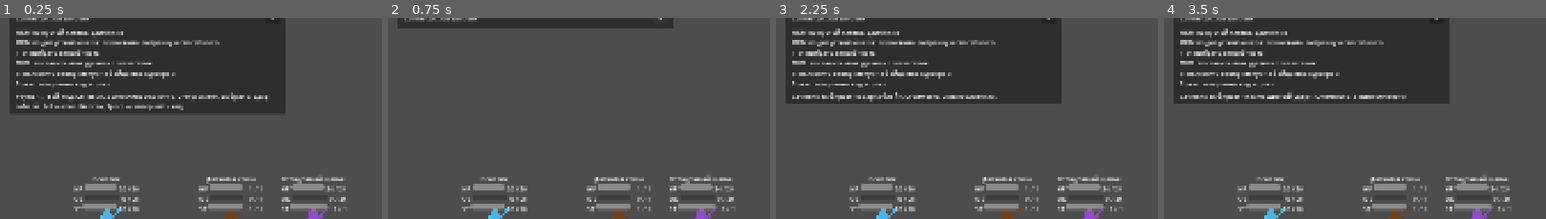
Above: before the commit, frames 1-4 (left to right).
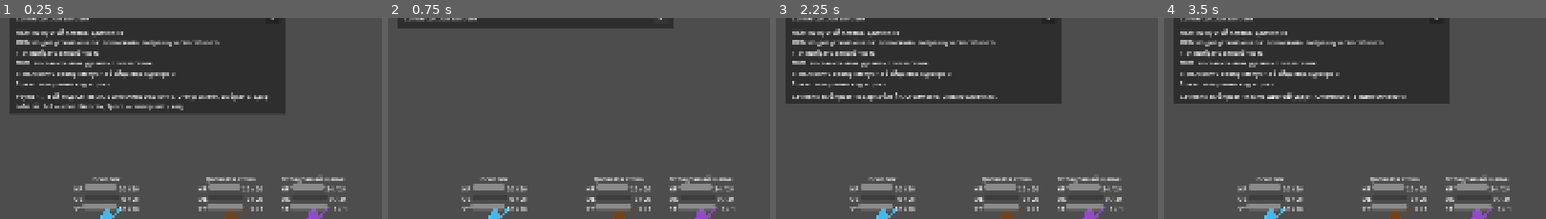
Above: after the commit, the same moments.

Repository: DanilNikolin/kleynod-steppe-frontier
Game: Godot game, scene res://scenes/debug/battle_grid_sandbox.tscn
Two runs of this game, one before a commit and one after it. Both use one fixed random seed, a clock stepped at 60 frames per second and the inputs below. The project has no main scene, so this scene is started directly.
Inputs:
- Up to frame 1 (0.25 s): no input
- Up to frame 2 (0.75 s): click "−" at 0.5 s
- Up to frame 3 (2.25 s): click "+" at 1.25 s; click "1. Удар саблей 3 выносливости" at 2 s
- Up to frame 4 (3.5 s): click "2. Размашистый удар 5 выносли…" at 2.75 s
The pictures show only the part of the screen within x 0-50%, y 4-54%; the shares and areas given below are measured in that part.

The runs differ from the first frame. In frame 1, 0.4% of the frame differs, in the area x 52-69%, y 79-97%; in frame 2, 0.4%; in frame 3, 0.4%; in frame 4, 0.4%.

Commit message:
feat(battle-statuses): add status classification and immunities
- classify statuses as beneficial, harmful, or neutral

- add data-driven status tags

- support permanent immunity by status id or tag

- prevent immune statuses from being applied

- preserve successful ability resolution when immunity blocks a status

- expose immunity outcomes in effect results

- display immunity in action previews and battle logs

- show permanent immunities in combatant hover details

- add debug immunity configurations for shaman and wall

Diff:
--- a/content/combatants/debug/debug_protected_shaman.tres
+++ b/content/combatants/debug/debug_protected_shaman.tres
@@ -11,6 +11,7 @@
 description = "Неподвижная цель для проверки защиты за стеной. Не является утверждённым архетипом врага."
 default_loadout = ExtResource("3_loadout")
 participates_in_turn_order = false
+status_immunity_ids = Array[StringName]([&"debug_stunned"])
 base_strength = 0
 base_agility = 0
 base_spirit = 3
--- a/content/combatants/debug/debug_wooden_wall.tres
+++ b/content/combatants/debug/debug_wooden_wall.tres
@@ -12,10 +12,11 @@
 default_loadout = ExtResource("3_loadout")
 participates_in_turn_order = false
 blocks_hostile_targeting_behind = true
+status_immunity_tags = Array[StringName]([&"bleeding", &"control"])
 base_strength = 0
 base_agility = 0
 base_spirit = 0
-max_health = 1
+max_health = 20
 max_stamina = 1
 stamina_regeneration = 0
 base_morale = 0
--- a/content/statuses/debug/debug_battle_focus.tres
+++ b/content/statuses/debug/debug_battle_focus.tres
@@ -24,5 +24,7 @@
 status_id = &"status_debug_battle_focus"
 display_name = "Боевой настрой"
 description = "Повышает силу на 3, ловкость на 2 и дух на 4."
+polarity = 1
+tags = Array[StringName]([&"buff", &"attribute_buff"])
 duration_turns = 2
 stat_modifiers = Array[ExtResource("2_modifier")]([SubResource("Resource_strength_modifier"), SubResource("Resource_agility_modifier"), SubResource("Resource_spirit_modifier")])
--- a/content/statuses/debug/debug_bleeding.tres
+++ b/content/statuses/debug/debug_bleeding.tres
@@ -23,5 +23,7 @@
 status_id = &"debug_bleeding"
 display_name = "Кровотечение"
 description = "Наносит 2 единицы урона в конце хода носителя."
+polarity = 2
+tags = Array[StringName]([&"debuff", &"damage_over_time", &"bleeding"])
 duration_turns = 2
 periodic_triggers = Array[ExtResource("2_trigger")]([SubResource("Resource_end_trigger")])
--- a/content/statuses/debug/debug_cracked_defense.tres
+++ b/content/statuses/debug/debug_cracked_defense.tres
@@ -13,5 +13,7 @@
 status_id = &"status_debug_cracked_defense"
 display_name = "Расколотая защита"
 description = "Броня снижена на 2. Повторное применение обновляет длительность."
+polarity = 2
+tags = Array[StringName]([&"debuff", &"armor_debuff"])
 duration_turns = 2
 stat_modifiers = Array[ExtResource("2_modifier")]([SubResource("Resource_armor_modifier")])
--- a/content/statuses/debug/debug_immobilized.tres
+++ b/content/statuses/debug/debug_immobilized.tres
@@ -14,5 +14,7 @@
 status_id = &"debug_immobilized"
 display_name = "Обездвиживание"
 description = "Боец не может двигаться, но сохраняет возможность атаковать."
+polarity = 2
+tags = Array[StringName]([&"debuff", &"control", &"movement_control", &"immobilized"])
 duration_turns = 2
 action_restriction = SubResource("Resource_immobilized_restriction")
--- a/content/statuses/debug/debug_regeneration.tres
+++ b/content/statuses/debug/debug_regeneration.tres
@@ -21,5 +21,7 @@
 status_id = &"debug_regeneration"
 display_name = "Регенерация"
 description = "Восстанавливает 3 HP в начале хода носителя."
+polarity = 1
+tags = Array[StringName]([&"buff", &"healing_over_time", &"regeneration"])
 duration_turns = 2
 periodic_triggers = Array[ExtResource("2_trigger")]([SubResource("Resource_start_trigger")])
--- a/content/statuses/debug/debug_stunned.tres
+++ b/content/statuses/debug/debug_stunned.tres
@@ -14,4 +14,6 @@
 status_id = &"debug_stunned"
 display_name = "Оглушение"
 description = "Боец полностью пропускает следующий ход."
+polarity = 2
+tags = Array[StringName]([&"debuff", &"control", &"hard_control", &"stun"])
 action_restriction = SubResource("Resource_stun_restriction")
--- a/core/battle/actions/battle_effect_result.gd
+++ b/core/battle/actions/battle_effect_result.gd
@@ -83,6 +83,16 @@
 var status_id: StringName = &""
 var status_display_name: String = ""
 
+## Статус не был наложен из-за постоянного иммунитета цели.
+## Сам эффект считается успешно обработанным.
+var status_application_blocked_by_immunity: bool = false
+
+## status_id или tag.
+var status_immunity_kind: StringName = &""
+
+## Конкретный status_id либо совпавший тег.
+var status_immunity_value: StringName = &""
+
 var status_was_added: bool = false
 
 var previous_status_stack_count: int = 0
--- a/core/battle/combatants/combatant_definition.gd
+++ b/core/battle/combatants/combatant_definition.gd
@@ -33,6 +33,16 @@
 @export
 var blocks_hostile_targeting_behind: bool = false
 
+@export_group("Status Immunities")
+
+## Полный иммунитет к конкретным status_id.
+@export
+var status_immunity_ids: Array[StringName] = []
+
+## Иммунитет ко всем статусам, содержащим указанный тег.
+@export
+var status_immunity_tags: Array[StringName] = []
+
 @export_group("Primary Attributes")
 
 @export_range(0, 999, 1)
@@ -77,6 +87,51 @@
 @export
 var portrait: Texture2D
 
+func has_status_id_immunity(
+	status_id: StringName
+) -> bool:
+	return (
+		status_id != &""
+		and status_immunity_ids.has(
+			status_id
+		)
+	)
+
+
+func get_matching_status_immunity_tag(
+	status_definition: BattleStatusDefinition
+) -> StringName:
+	if status_definition == null:
+		return &""
+
+	for tag in status_definition.tags:
+		if (
+			tag != &""
+			and status_immunity_tags.has(
+				tag
+			)
+		):
+			return tag
+
+	return &""
+
+
+func is_immune_to_status(
+	status_definition: BattleStatusDefinition
+) -> bool:
+	if status_definition == null:
+		return false
+
+	if has_status_id_immunity(
+		status_definition.status_id
+	):
+		return true
+
+	return (
+		get_matching_status_immunity_tag(
+			status_definition
+		) != &""
+	)
 
 func is_valid_definition() -> bool:
 	return get_validation_errors().is_empty()
@@ -99,6 +154,72 @@
 
 	if stamina_regeneration < 0:
 		errors.append("Stamina regeneration cannot be negative.")
+
+	var used_immunity_ids: Dictionary = {}
+
+	for immunity_index in range(
+		status_immunity_ids.size()
+	):
+		var immunity_id := (
+			status_immunity_ids[
+				immunity_index
+			]
+		)
+
+		if immunity_id == &"":
+			errors.append(
+				"Status immunity ID at index %d is empty."
+				% immunity_index
+			)
+
+			continue
+
+		if used_immunity_ids.has(
+			immunity_id
+		):
+			errors.append(
+				"Status immunity ID '%s' is duplicated."
+				% immunity_id
+			)
+
+			continue
+
+		used_immunity_ids[
+			immunity_id
+		] = true
+
+	var used_immunity_tags: Dictionary = {}
+
+	for immunity_index in range(
+		status_immunity_tags.size()
+	):
+		var immunity_tag := (
+			status_immunity_tags[
+				immunity_index
+			]
+		)
+
+		if immunity_tag == &"":
+			errors.append(
+				"Status immunity tag at index %d is empty."
+				% immunity_index
+			)
+
+			continue
+
+		if used_immunity_tags.has(
+			immunity_tag
+		):
+			errors.append(
+				"Status immunity tag '%s' is duplicated."
+				% immunity_tag
+			)
+
+			continue
+
+		used_immunity_tags[
+			immunity_tag
+		] = true
 
 	if default_loadout == null:
 		errors.append(
--- a/core/battle/combatants/combatant_state.gd
+++ b/core/battle/combatants/combatant_state.gd
@@ -616,6 +616,14 @@
 	if not status_definition.is_valid_definition():
 		return null
 
+	if (
+		definition != null
+		and definition.is_immune_to_status(
+			status_definition
+		)
+	):
+		return null
+
 	var existing_status := get_status(
 		status_definition.status_id
 	)
--- a/core/battle/effects/effect_resolver.gd
+++ b/core/battle/effects/effect_resolver.gd
@@ -425,6 +425,36 @@
 		status_definition.display_name
 	)
 
+	if target.definition != null:
+		if target.definition.has_status_id_immunity(
+			status_definition.status_id
+		):
+			result.status_application_blocked_by_immunity = true
+			result.status_immunity_kind = &"status_id"
+			result.status_immunity_value = (
+				status_definition.status_id
+			)
+
+			result.is_successful = true
+			return result
+
+		var matching_immunity_tag := (
+			target.definition
+			.get_matching_status_immunity_tag(
+				status_definition
+			)
+		)
+
+		if matching_immunity_tag != &"":
+			result.status_application_blocked_by_immunity = true
+			result.status_immunity_kind = &"tag"
+			result.status_immunity_value = (
+				matching_immunity_tag
+			)
+
+			result.is_successful = true
+			return result
+
 	var existing_status := target.get_status(
 		status_definition.status_id
 	)
--- a/core/battle/previews/battle_action_preview_service.gd
+++ b/core/battle/previews/battle_action_preview_service.gd
@@ -719,6 +719,34 @@
 	result.status_display_name = (
 		status_definition.display_name
 	)
+
+	if target.has_status_id_immunity(
+		status_definition.status_id
+	):
+		result.status_application_blocked_by_immunity = true
+		result.status_immunity_kind = &"status_id"
+		result.status_immunity_value = (
+			status_definition.status_id
+		)
+
+		result.is_successful = true
+		return result
+
+	var matching_immunity_tag := (
+		target.get_matching_status_immunity_tag(
+			status_definition
+		)
+	)
+
+	if matching_immunity_tag != &"":
+		result.status_application_blocked_by_immunity = true
+		result.status_immunity_kind = &"tag"
+		result.status_immunity_value = (
+			matching_immunity_tag
+		)
+
+		result.is_successful = true
+		return result
 
 	var previous_snapshot := (
 		target.get_status_snapshot(
--- a/core/battle/previews/battle_preview_combatant_state.gd
+++ b/core/battle/previews/battle_preview_combatant_state.gd
@@ -161,11 +161,50 @@
 		)
 	)
 
+func has_status_id_immunity(
+	status_id: StringName
+) -> bool:
+	return (
+		definition != null
+		and definition.has_status_id_immunity(
+			status_id
+		)
+	)
+
+
+func get_matching_status_immunity_tag(
+	status_definition: BattleStatusDefinition
+) -> StringName:
+	if definition == null:
+		return &""
+
+	return (
+		definition
+		.get_matching_status_immunity_tag(
+			status_definition
+		)
+	)
+
+
+func is_immune_to_status(
+	status_definition: BattleStatusDefinition
+) -> bool:
+	return (
+		definition != null
+		and definition.is_immune_to_status(
+			status_definition
+		)
+	)
 
 func apply_status_definition(
 	status_definition: BattleStatusDefinition
 ) -> bool:
 	if status_definition == null:
+		return false
+
+	if is_immune_to_status(
+		status_definition
+	):
 		return false
 
 	var existing_snapshot := get_status_snapshot(
--- a/core/battle/statuses/battle_status_definition.gd
+++ b/core/battle/statuses/battle_status_definition.gd
@@ -1,7 +1,11 @@
 @tool
 class_name BattleStatusDefinition
 extends Resource
-
+enum Polarity {
+	NEUTRAL,
+	BENEFICIAL,
+	HARMFUL,
+}
 
 enum ReapplyRule {
 	REFRESH_DURATION,
@@ -21,6 +25,17 @@
 @export_multiline
 var description: String = ""
 
+@export_group("Classification")
+
+## Общий характер статуса.
+## Используется будущими cleanse/dispel-эффектами.
+@export
+var polarity: Polarity = Polarity.NEUTRAL
+
+## Стабильные системные категории:
+## bleeding, control, stun, regeneration и другие.
+@export
+var tags: Array[StringName] = []
 
 @export_group("Lifetime")
 
@@ -55,6 +70,14 @@
 var stat_modifiers: Array[BattleStatModifier] = []
 
 
+func has_tag(
+	tag: StringName
+) -> bool:
+	return (
+		tag != &""
+		and tags.has(tag)
+	)
+
 func is_valid_definition() -> bool:
 	return get_validation_errors().is_empty()
 
@@ -81,6 +104,31 @@
 		errors.append(
 			"Maximum status stacks must be greater than zero."
 		)
+
+	var used_tags: Dictionary = {}
+
+	for tag_index in range(
+		tags.size()
+	):
+		var tag := tags[tag_index]
+
+		if tag == &"":
+			errors.append(
+				"Status tag at index %d is empty."
+				% tag_index
+			)
+
+			continue
+
+		if used_tags.has(tag):
+			errors.append(
+				"Status tag '%s' is duplicated."
+				% tag
+			)
+
+			continue
+
+		used_tags[tag] = true
 
 	for modifier_index in range(
 		stat_modifiers.size()
--- a/presentation/battle/combatants/battle_combatant_hover_panel.gd
+++ b/presentation/battle/combatants/battle_combatant_hover_panel.gd
@@ -186,10 +186,55 @@
 		% _combatant.initiative
 	)
 
-	statuses_label.text = (
+	var statuses_text := (
 		_build_statuses_text()
 	)
 
+	var immunities_text := (
+		_build_immunities_text()
+	)
+
+	if not immunities_text.is_empty():
+		statuses_text += (
+			"\n\n"
+			+ immunities_text
+		)
+
+	statuses_label.text = statuses_text
+
+func _build_immunities_text() -> String:
+	if (
+		_combatant == null
+		or _combatant.definition == null
+	):
+		return ""
+
+	var definition := _combatant.definition
+	var lines := PackedStringArray()
+
+	for status_id in (
+		definition.status_immunity_ids
+	):
+		lines.append(
+			"• статус: %s"
+			% status_id
+		)
+
+	for tag in (
+		definition.status_immunity_tags
+	):
+		lines.append(
+			"• категория: %s"
+			% tag
+		)
+
+	if lines.is_empty():
+		return ""
+
+	return (
+		"Иммунитеты:\n"
+		+"\n".join(lines)
+	)
 
 func _build_statuses_text() -> String:
 	if _combatant == null:
--- a/presentation/battle/previews/battle_action_preview_formatter.gd
+++ b/presentation/battle/previews/battle_action_preview_formatter.gd
@@ -221,6 +221,17 @@
 			status_name = String(
 				effect_result.status_id
 			)
+
+		if (
+			effect_result
+			.status_application_blocked_by_immunity
+		):
+			lines.append(
+				"ИММУНИТЕТ: «%s»"
+				% status_name
+			)
+
+			continue
 
 		if effect_result.status_was_added:
 			lines.append(
--- a/scenes/debug/presentation/battle_debug_log_presenter.gd
+++ b/scenes/debug/presentation/battle_debug_log_presenter.gd
@@ -713,9 +713,49 @@
 			target.definition.display_name
 		)
 
-	var status_name := String(
-		effect_result.status_id
-	)
+	var status_name := (
+		effect_result.status_display_name
+	)
+
+	if status_name.strip_edges().is_empty():
+		status_name = String(
+			effect_result.status_id
+		)
+
+	if (
+		effect_result
+		.status_application_blocked_by_immunity
+	):
+		var immunity_reason := ""
+
+		match effect_result.status_immunity_kind:
+			&"status_id":
+				immunity_reason = (
+					"иммунитет к конкретному статусу"
+				)
+
+			&"tag":
+				immunity_reason = (
+					"иммунитет по тегу «%s»"
+					% effect_result
+						.status_immunity_value
+				)
+
+			_:
+				immunity_reason = (
+					"постоянный иммунитет"
+				)
+
+		push_battle_log(
+			"%s: «%s» не наложено — ИММУНИТЕТ (%s)."
+			% [
+				target_name,
+				status_name,
+				immunity_reason,
+			]
+		)
+
+		return
 
 	if target != null:
 		var status := target.get_status(
Not shown, added: godot_focused_context.md
